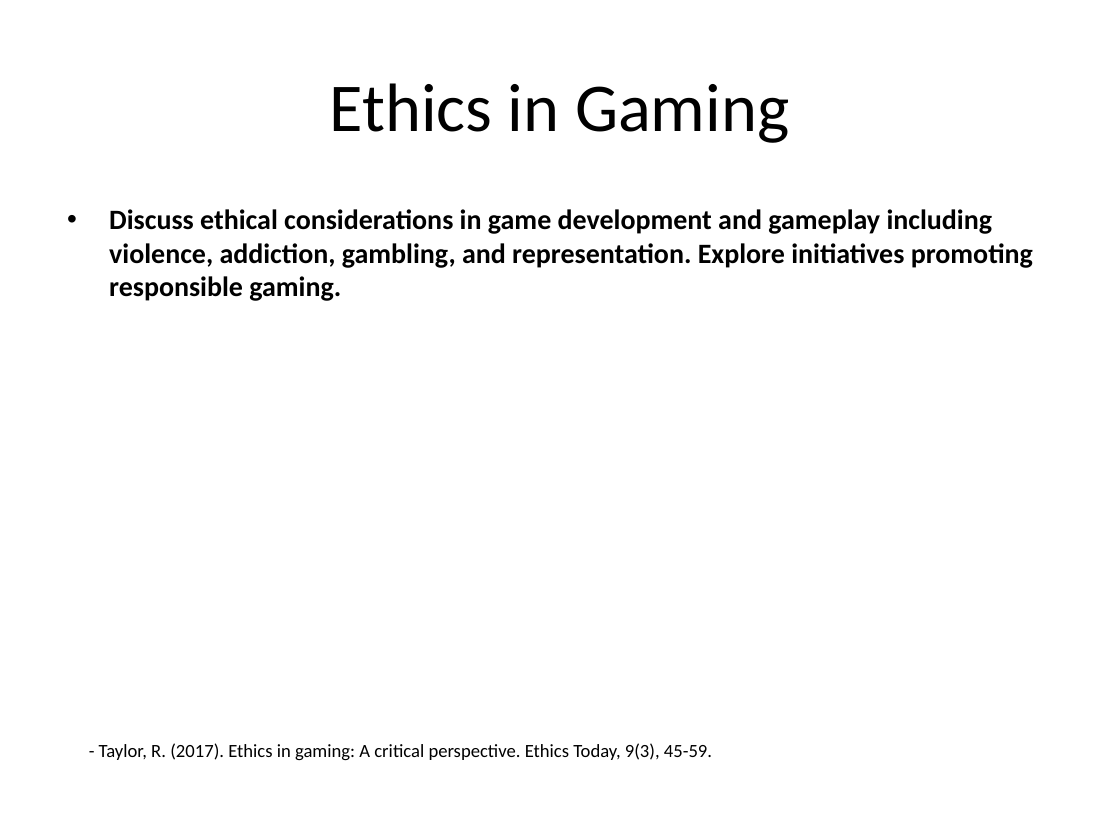
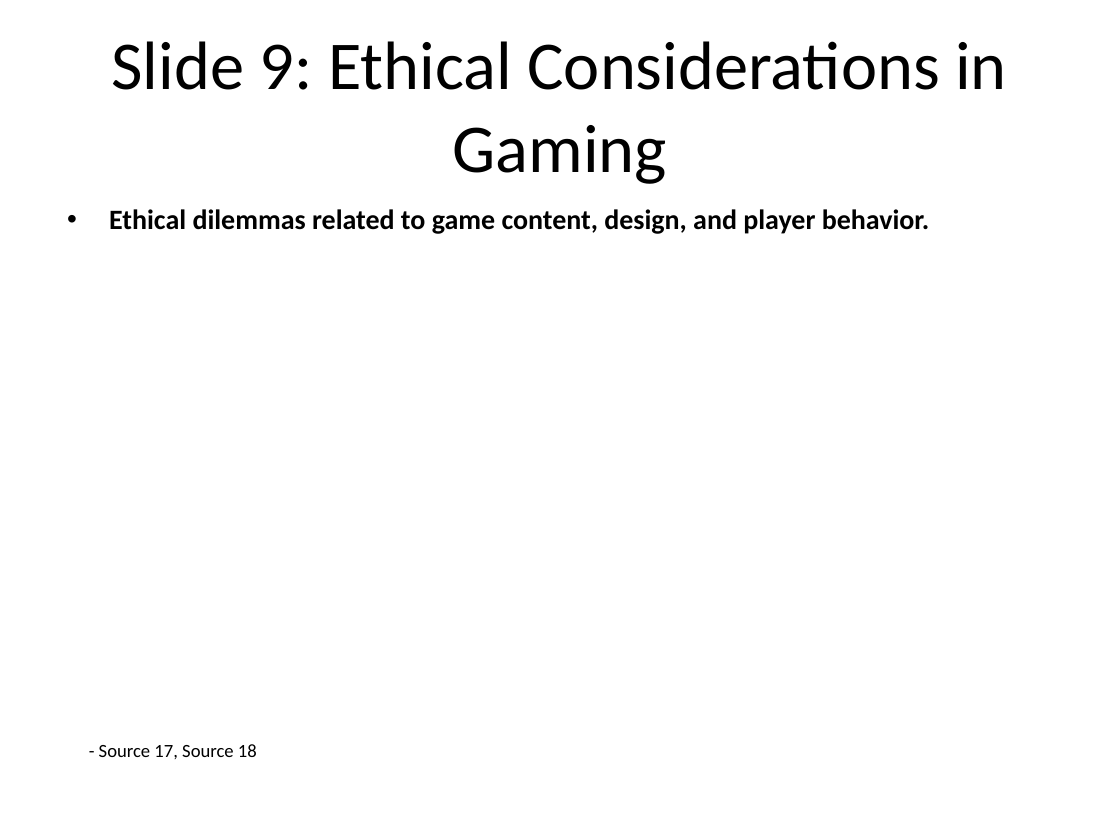
Before and after one commit to infrasvc-magang/test, a slide deck: slide 10 of backend/project/PPTX/Game_presentation.pptx. Drawn at 1120x840 pixels with LibreOffice and Linux fonts; fonts in the diff are those of the drawing. Boxes give left, top, right and bottom in pixels: in the first picture for what was removed or moved away, otherwise in the second. Text is boxed around its words. In the diff, an @@ line names an element or a change of style, - is before the commit and + after.

```diff
--- a/backend/project/PPTX/Game_presentation.pptx
+++ b/backend/project/PPTX/Game_presentation.pptx
@@ title at (112,41,1007,184): text changed @@
-Ethics in Gaming
+Slide 9: Ethical Considerations in Gaming
@@ text at (109,209,930,234): text changed @@
-• Discuss ethical considerations in game development and gameplay including violence, addiction, gambling, and representation. Explore initiatives promoting responsible gaming.
+• Ethical dilemmas related to game content, design, and player behavior.
@@ text at (99,744,257,759): text changed @@
-- Taylor, R. (2017). Ethics in gaming: A critical perspective. Ethics Today, 9(3), 45-59.
+- Source 17, Source 18
```
Also in this commit, not shown: 7 other slides changed, 2 slides added, 2 slides removed, 18 other files.
